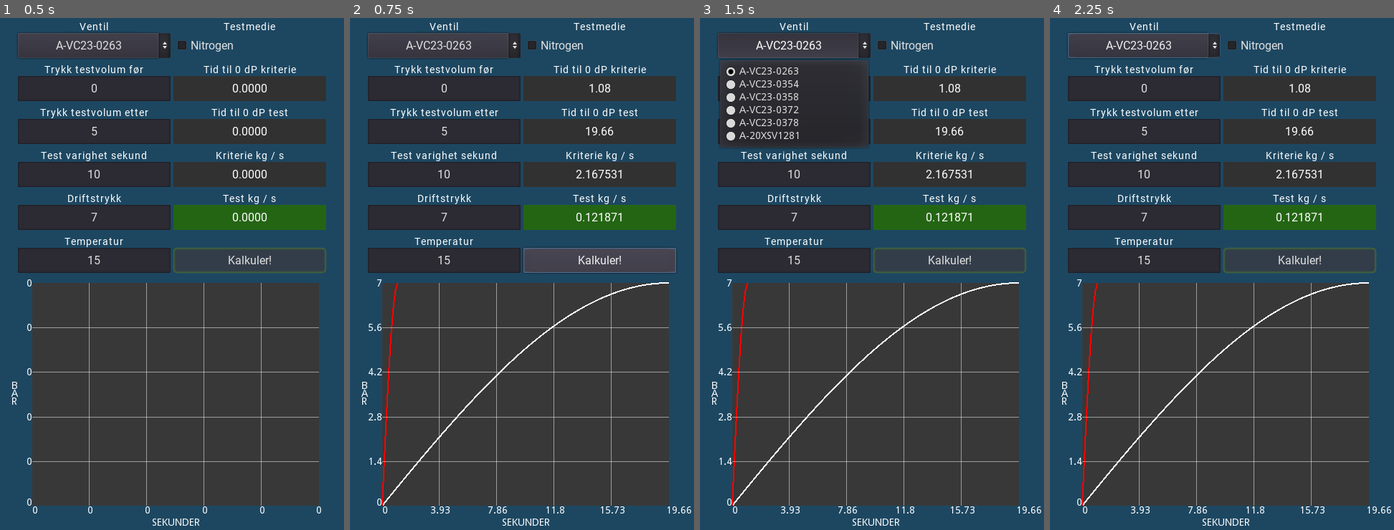
Above: before the commit, frames 1-4 (left to right).
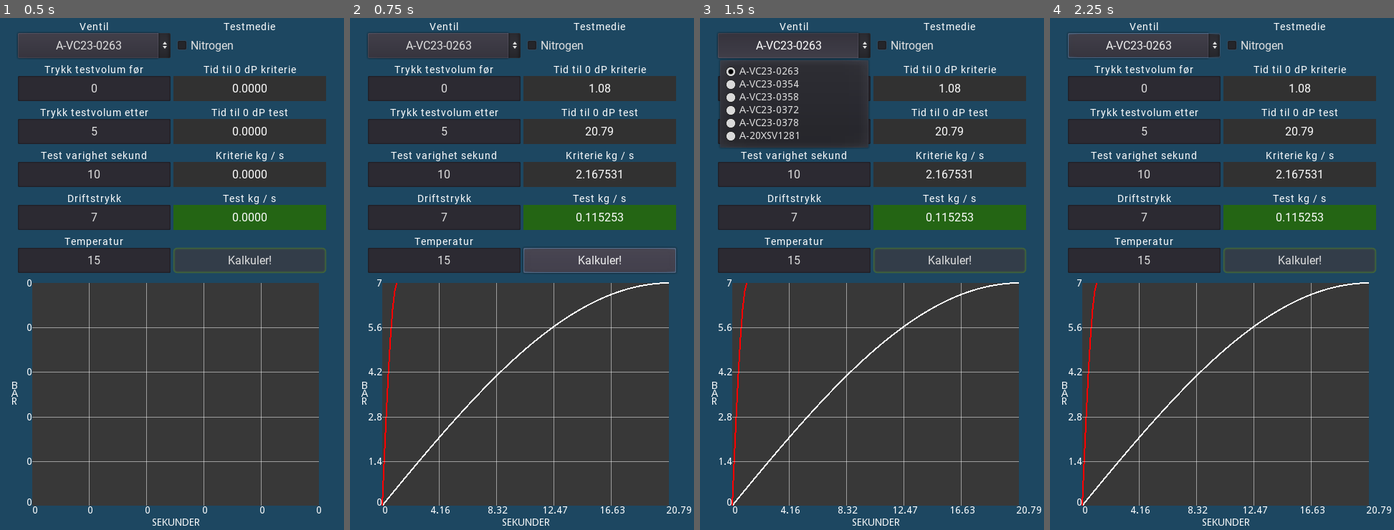
Above: after the commit, the same moments.

Repository: Keroflux/Critical-leak-test
Game: Godot game, scene res://Control.tscn
Same seed, same stepped clock (60 frames per second), same inputs: the game is played once before the commit and once after it.
Inputs:
- Up to frame 1 (0.5 s): no input
- Up to frame 2 (0.75 s): click "Kalkuler!" at 0.5 s
- Up to frame 3 (1.5 s): click "A-VC23-0263" at 1.25 s
- Up to frame 4 (2.25 s): click "Nitrogen" at 2 s

Frame 1 is identical in both runs. In frame 2, 0.5% of the frame differs, in the area x 9-100%, y 21-97%; in frame 3, 0.5%; in frame 4, 0.5%.

Commit message:
Optimalisert find_real_leak 100% kjappere

Diff:
--- a/Lekkasje.gd
+++ b/Lekkasje.gd
@@ -160,6 +160,7 @@
 	var p = PB								#Trykk etter test
 	var ori_pre = kgs / (P1 - P2) * 25	#Predikerer en sikker økning av orifice før loopen
 	var predicted_orifice = orifice + ori_pre #Orifice testraten tilsvarer
+	var gas_const = 100000 * volume * MW / (Z * R * (T + 273.15))
 	print("Average: ",orifice)
 	print("Predicted: ",predicted_orifice)
 	var m0 := 0.0							#Masse ved teststart
@@ -171,32 +172,21 @@
 		predicted_orifice += 0.01
 		t0 = 0
 		p0 = P2
-		m0 = p0 * 100000 * volume * MW / (Z * R * (T + 273.15))
-		while p0 < p:
-			var K: float = 273.15 + T
-			var dP: float = P1 - p0
-			if P1 == 0:
-				P1 = 1
-			var Pr: float = dP / P1
-			var Do : float = predicted_orifice
-			var Yo: float = 1.008 - 0.338 * Pr
-			if Pr < 0.29:
-				Yo = 1 - 0.31 * Pr
-			var dg: float = (MW * P1) / (0.08314 * K * Z)
-			var kg_h: float = Do * Do * Yo * 0.62 * 1.265 * pow((dP * dg), 0.5)
-			var kg_s: float = kg_h / 3600
-			kg_s = abs(kg_s)
-
+		m0 = p0 * gas_const
+		while p0 < p and t0 <= test_time:
+			var kg_s = calc_leak_crit_gas(predicted_orifice, P1 - p0)
 			m0 += kg_s * dt
-			p0 = m0 / (100000 * volume * MW / (Z * R * (T + 273.15)))
+			p0 = m0 / gas_const
 			t0 += dt
 			num += 1
-			if p0 >= p:
-				break
+#			if p0 >= p:
+#				break
 
 		if t0 <= test_time:
 			print("Actual: ", predicted_orifice)
-			return calc_leak_crit_gas(predicted_orifice, P1 - P2)
+			print(num)
+			print(p0)
+			return calc_leak_crit_gas(predicted_orifice, p0 - P2)
 
 
 # Setter verdier for testmedie og ventil
@@ -244,6 +234,7 @@
 
 # Klikkevent fra "kalkuler" kanppen
 func _run_calculations()->void:
+	var time_start = OS.get_ticks_msec()
 	set_test_variables()
 
 	if type == "Valve":
@@ -258,13 +249,14 @@
 	kgs_real = find_real_leak(test_orifice, kgs_test)
 	test_orifice = calc_orifice(kgs_real)
 	sec_test = simulate_pressure_buildup("Test", test_orifice)
+	print(OS.get_ticks_msec() - time_start)
+	init_trend()
+	print(OS.get_ticks_msec() - time_start)
 
 	$"%LeakRate".text = str(kgs_real)
 	$"%CritLeak".text = str(kgs_crit)
-
 	$"%CritLeakSec".text = str(sec_crit)
 	$"%LeakSec".text = str(sec_test)
-	init_trend()
 
 	if kgs_real > kgs_crit:
 		$"%LeakRate".get_stylebox("normal").bg_color = Color(0.583008, 0.04327, 0.04327)
--- a/project.godot
+++ b/project.godot
@@ -36,6 +36,6 @@
 quality/driver/driver_name="GLES2"
 vram_compression/import_etc=true
 vram_compression/import_etc2=false
-limits/buffers/canvas_polygon_buffer_size_kb=2000
-limits/buffers/canvas_polygon_index_buffer_size_kb=2000
+limits/buffers/canvas_polygon_buffer_size_kb=10000
+limits/buffers/canvas_polygon_index_buffer_size_kb=200000
 environment/default_environment="res://default_env.tres"
